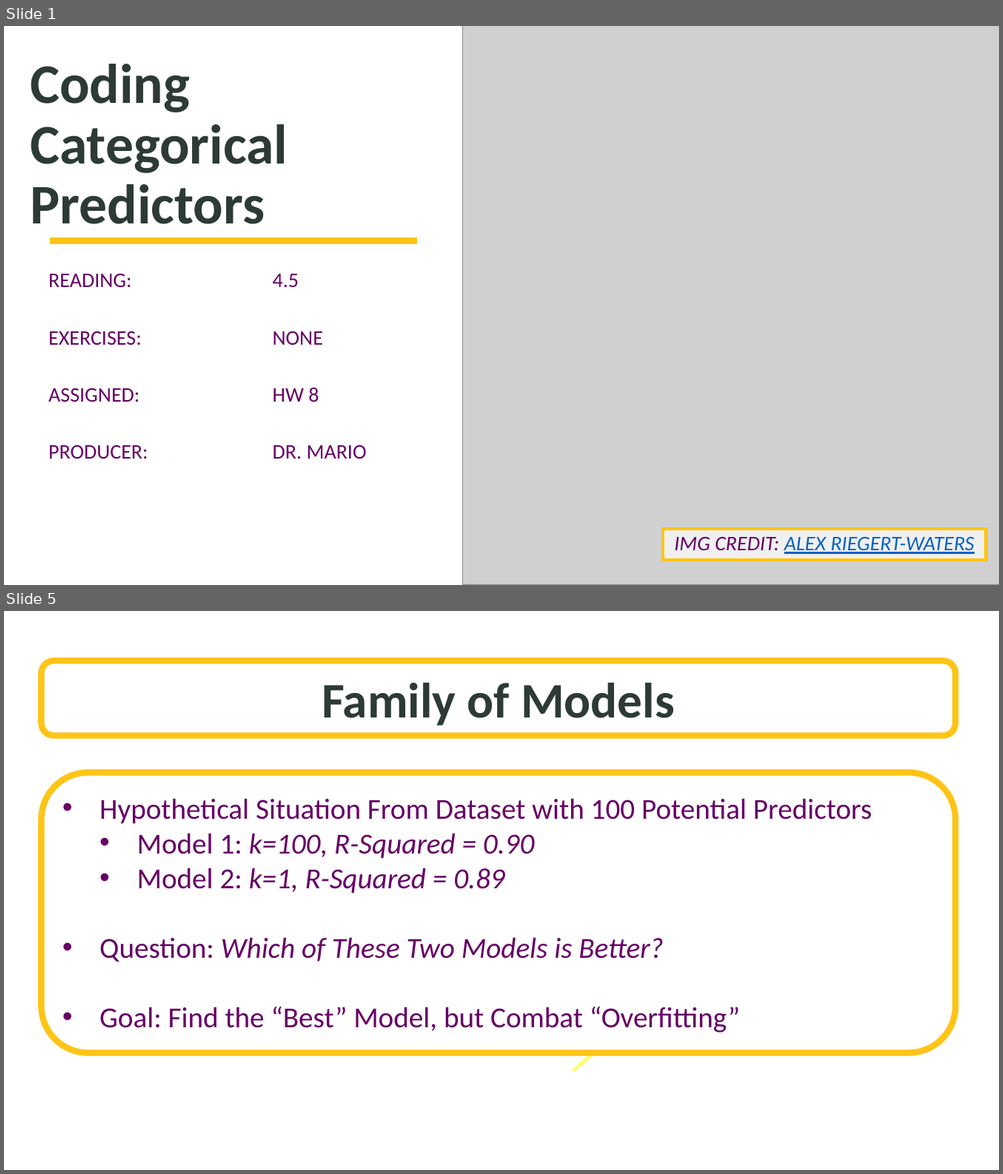
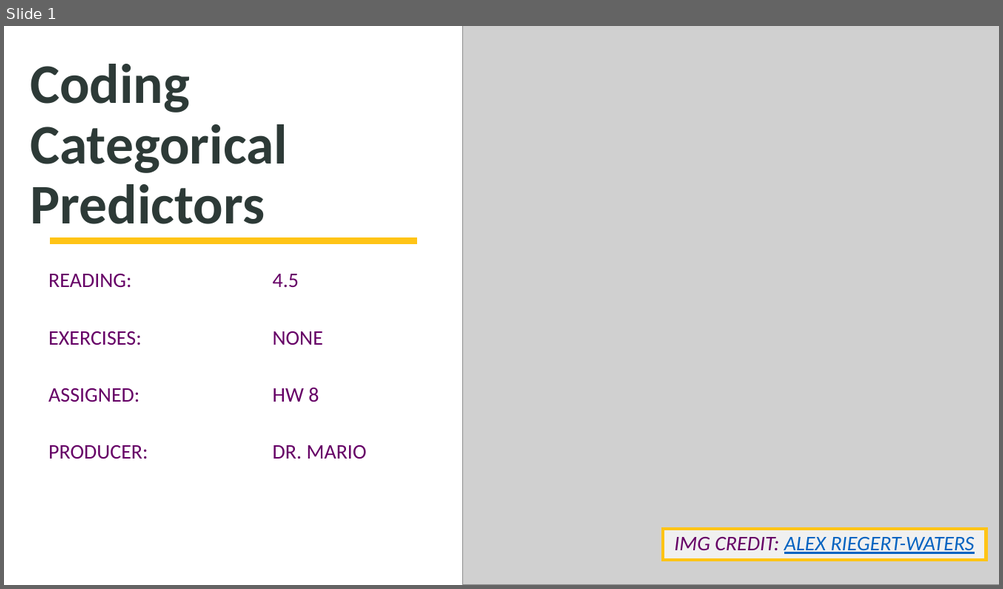
Before and after one commit to SuperMarioGiacomazzo/STOR455_WEBSITE, a slide deck: Lectures/18 - Coding Categorical Predictors.pptx. Shown one above the other, each under a label of ours: slides 1 and 5 before the commit, slide 1 after it; the slides between them are not shown. The pictures are 1003x1174 and 1003x589 pixels, drawn with LibreOffice and Linux fonts; fonts in the diff are those of the drawing; grey boxes stand for pictures; background and template pictures are left out. Boxes give left, top, right and bottom in pixels: in the first picture for what was removed or moved away, otherwise in the second. Text is boxed around its words. In the diff, an @@ line names an element or a change of style, - is before the commit and + after.

```diff
--- a/Lectures/18 - Coding Categorical Predictors.pptx
+++ b/Lectures/18 - Coding Categorical Predictors.pptx
@@ slide 5 removed at [4, 611, 999, 1170], background picture (left out) @@
@@ rounded rectangle removed at [41, 661, 956, 736] @@
-Family of Models
@@ rounded rectangle removed at [41, 773, 956, 1054] @@
-• Hypothetical Situation From Dataset with 100 Potential Predictors
-  • Model 1: k=100, R-Squared = 0.90
-  • Model 2: k=1, R-Squared = 0.89
-• Question: Which of These Two Models is Better?
-• Goal: Find the “Best” Model, but Combat “Overfitting”
@@ arrow removed from (572, 1071) to (623, 1028) @@
```
Also in this commit, not shown: 4 slides added, 13 other slides removed, 18 other files.
